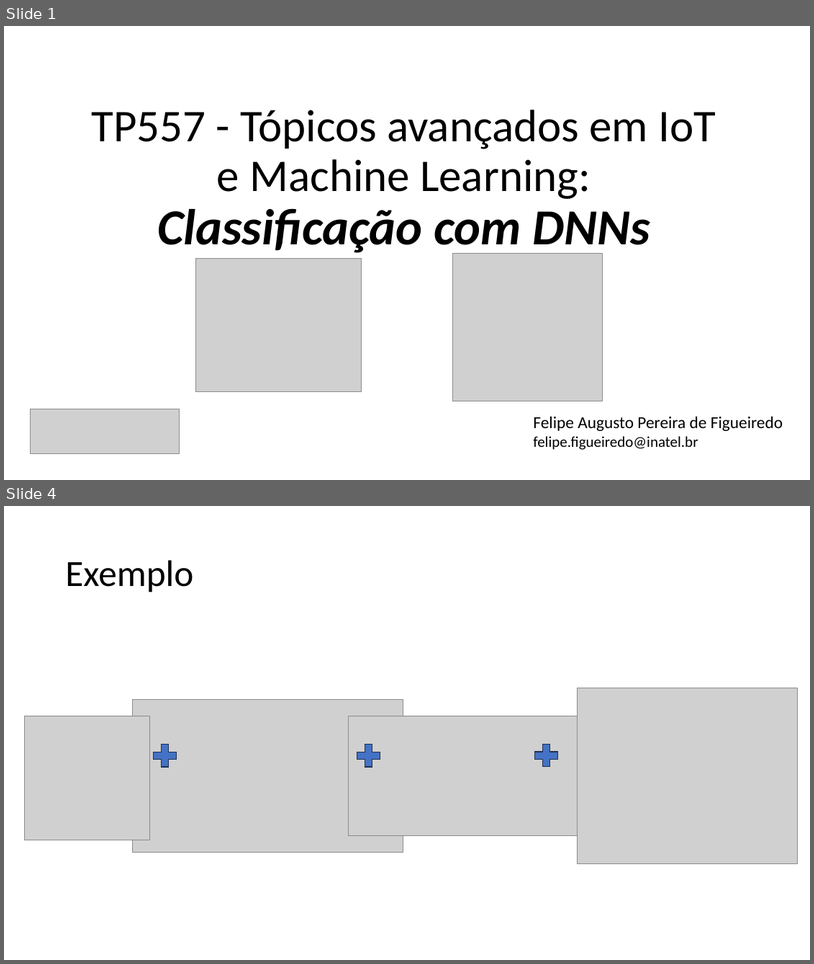
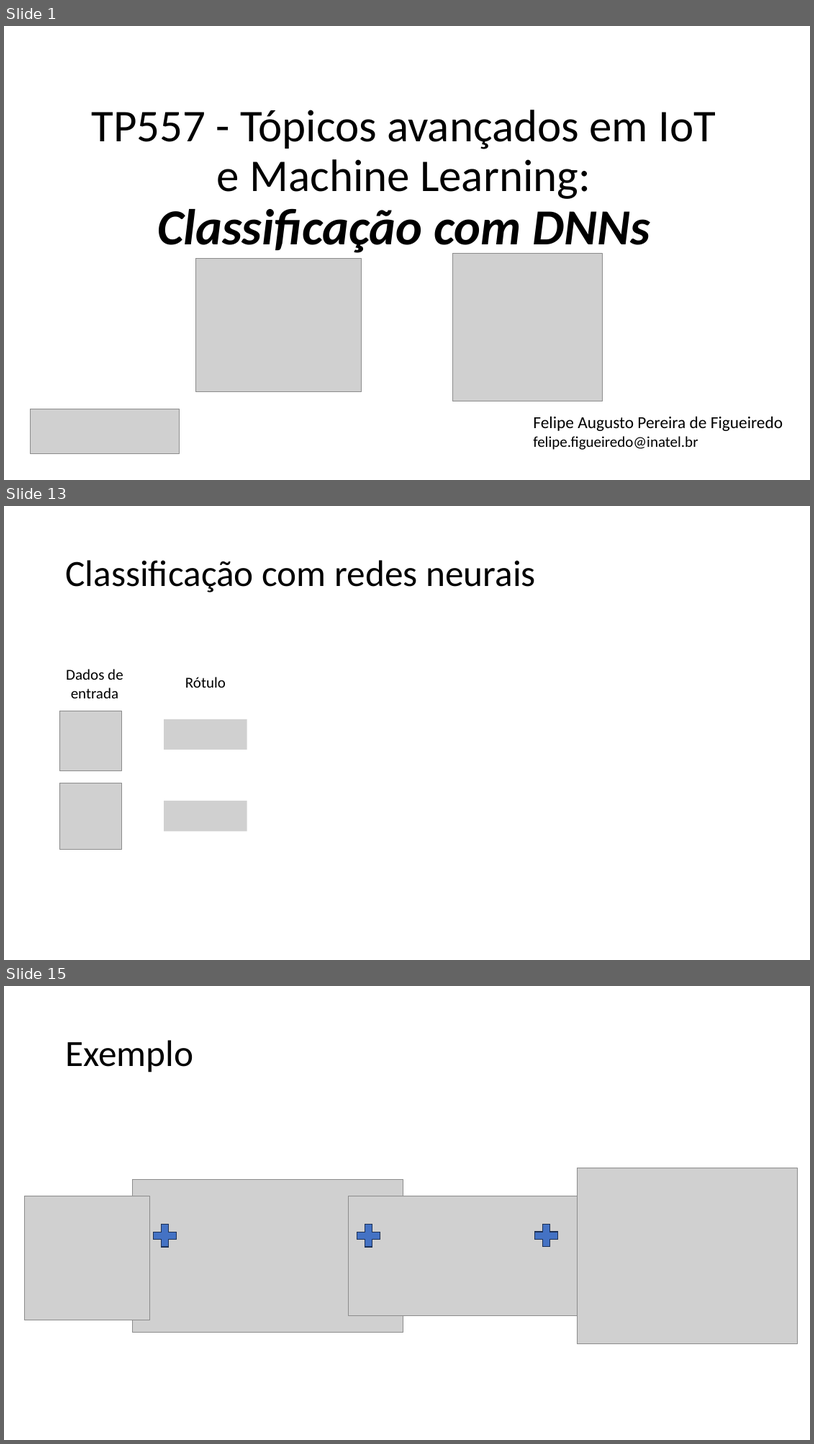
Before and after one commit to zz4fap/tp557-iot-ml, a slide deck: slides/TP557_9_Classificação_com_DNNs.pptx. Shown one above the other, each under a label of ours: slides 1 and 4 before the commit, slides 1, 13 and 15 after it; the slides between them are not shown. The pictures are 814x964 and 814x1444 pixels, drawn with LibreOffice and Linux fonts; fonts in the diff are those of the drawing; grey boxes stand for pictures. Boxes give left, top, right and bottom in pixels: in the first picture for what was removed or moved away, otherwise in the second. Text is boxed around its words. In the diff, an @@ line names an element or a change of style, - is before the commit and + after.

```diff
--- a/slides/TP557_9_Classificação_com_DNNs.pptx
+++ b/slides/TP557_9_Classificação_com_DNNs.pptx
@@ slide 13 added at (4,506,810,960), background #FFFFFF @@
@@ title added at (65,560,536,592), 44 pt, text #000000 @@
+Classificação com redes neurais
@@ text added at (66,669,123,698), 18 pt, text #000000 @@
+Dados de entrada
@@ text added at (185,677,226,687), 18 pt, text #000000 @@
+Rótulo
@@ picture added at (59,710,122,770) @@
@@ picture added at (165,719,248,749) @@
@@ picture added at (59,783,122,849) @@
@@ picture added at (165,800,248,831) @@
@@ what was slide 4 is now slide 15 @@
```
Also in this commit, not shown: 1 slide changed, 13 other slides added, 5 other files.
